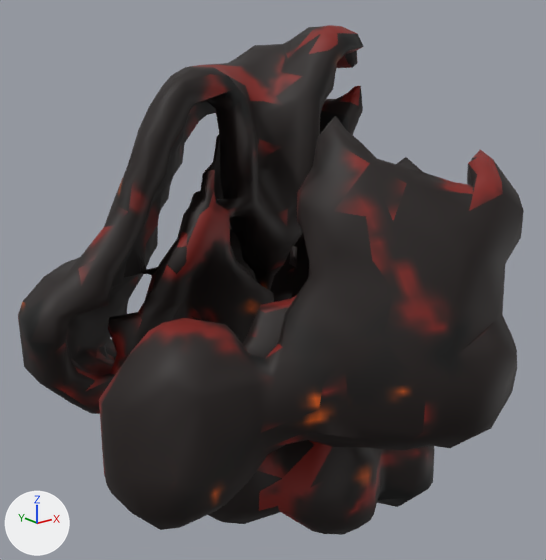
The glTF model www/proto3d/models/beth/equipment/fitted/wren/wren_leather_masterwork_boot_R.glb, before and after one commit.
One viewpoint serves both versions: a 50 mm camera at (-0.602, -0.699, 0.402) aimed at (-0.165, -0.152, 0.183). Every picture has the same lights, and +X, +Y and +Z are marked at lower left. The first picture is the older version. Vertices at exactly the same position are counted once.

In view in the first picture: 'wren_leather_masterwork_boot_R'.
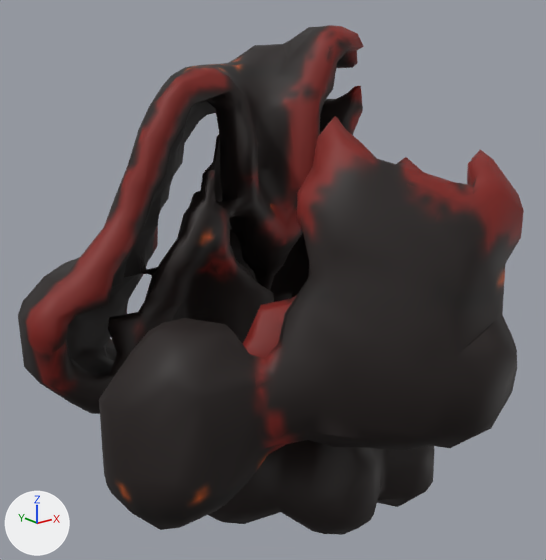
Pixel boxes [x1, y1, x2, y2] of what changed, in the pictures (546 x 560 px; the box of a moved part takes in the faces that stretch with it):
part 1 of me_wren_leather_masterwork_boot_r_hi_001, deleted
    before: [289, 246, 297, 268]
part 2 of me_wren_leather_masterwork_boot_r_hi_001, moved or reshaped
    both: [139, 63, 473, 286]
part 3 of me_wren_leather_masterwork_boot_r_hi_001, surface changed
    both: [19, 25, 524, 524]

Edits to the bpy script that builds the scene:
```text
Change me_wren_leather_masterwork_boot_r_hi_001:
    used by ob_wren_leather_masterwork_boot_r; location = (0.0, 0.0, 0.0)
    remove me_wren_leather_masterwork_boot_r_hi_001.from_pydata(...)  # 2002 vertices, 3998 faces; spans x -0.384..0.04, y -0.386..0.1, z -0.04..0.42
    add me_wren_leather_masterwork_boot_r_hi_001.from_pydata(...)  # 2011 vertices, 4030 faces; spans x -0.384..0.04, y -0.386..0.1, z -0.04..0.42
    me_wren_leather_masterwork_boot_r_hi_001 part 1: the loose piece of 4 vertices spanning x -0.201..-0.2, y -0.229..-0.219, z 0.22..0.238 is deleted
    me_wren_leather_masterwork_boot_r_hi_001 part 2
    16 vertices are removed from x -0.329..-0.031, y -0.338..0.021, z -0.001..0.38
    111 faces are deleted
    32 vertices are added at x -0.33..-0.031, y -0.341..0.025, z -0.006..0.38
    143 new faces join them
    me_wren_leather_masterwork_boot_r_hi_001 part 3: 3582 kept faces spanning x -0.384..0.04, y -0.386..0.1, z -0.04..0.42 get new texture (UV) coordinates
    other edits to the shape of me_wren_leather_masterwork_boot_r_hi_001 do not show in these pictures
```
